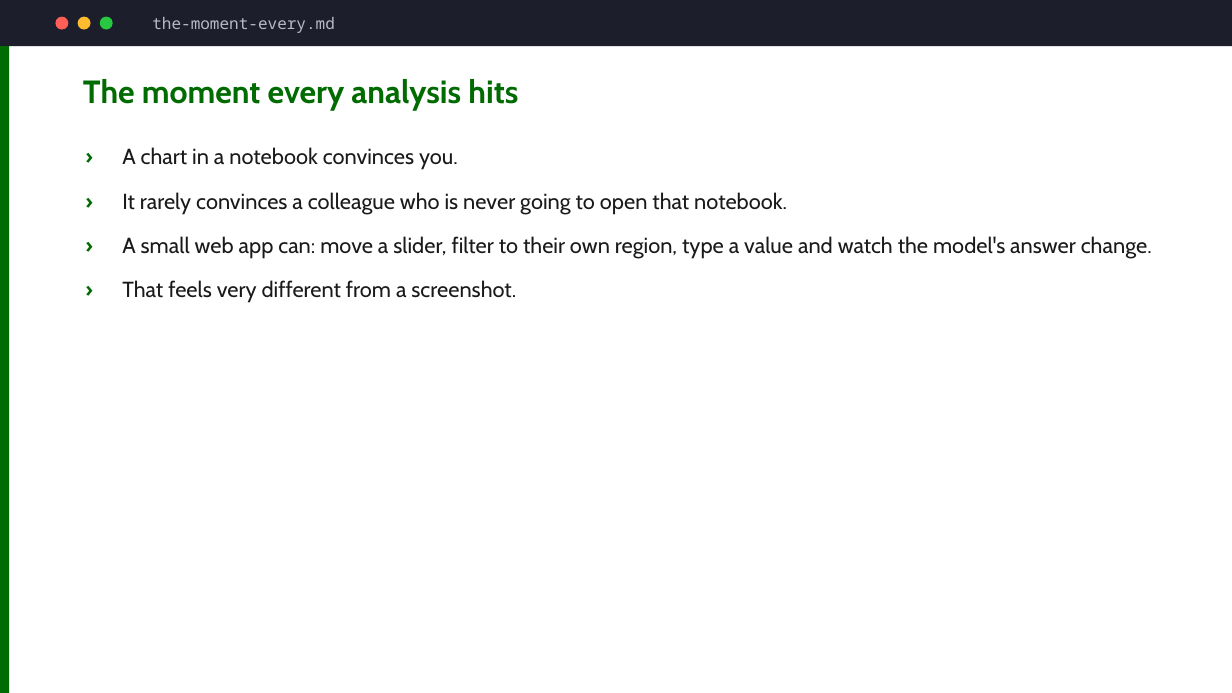
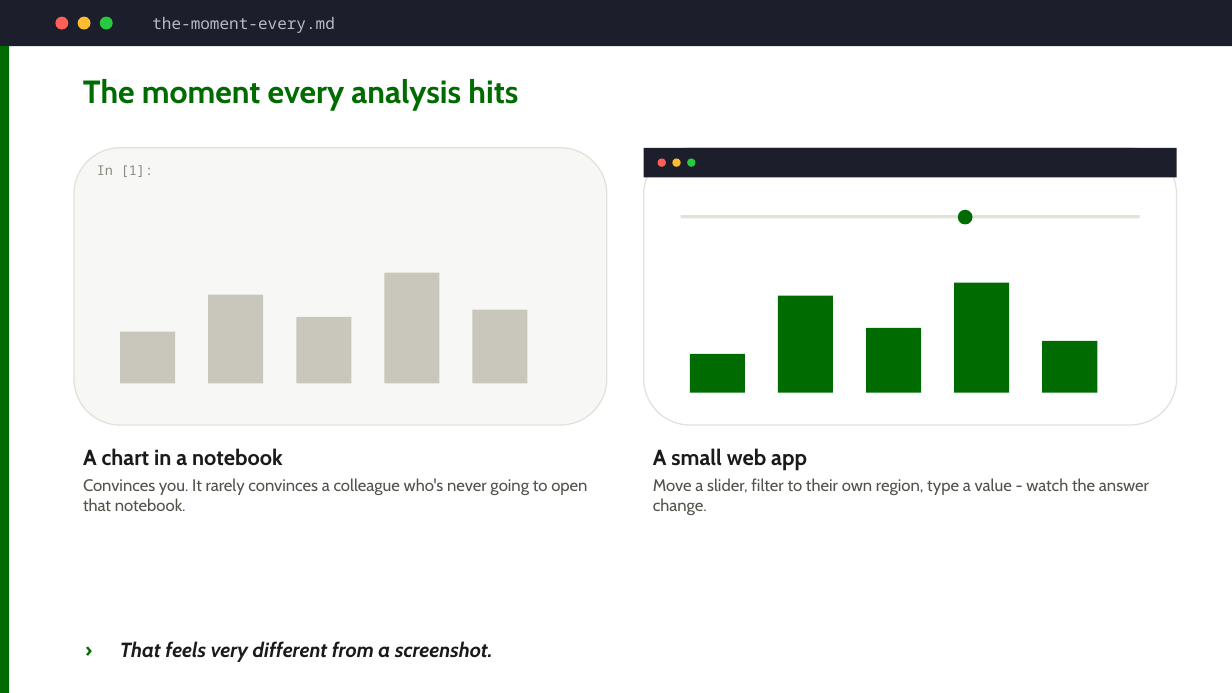
Before and after one commit to hovinh/web-development-learning-lab, a slide deck: slide 3 of blog/web-dev-for-data-people/slides/web-dev-for-data-people-slides.pptx. Drawn at 1232x693 pixels with LibreOffice and Linux fonts; fonts in the diff are those of the drawing. Boxes give left, top, right and bottom in pixels: in the first picture for what was removed or moved away, otherwise in the second. Text is boxed around its words. In the diff, an @@ line names an element or a change of style, - is before the commit and + after.

```diff
--- a/blog/web-dev-for-data-people/slides/web-dev-for-data-people-slides.pptx
+++ b/blog/web-dev-for-data-people/slides/web-dev-for-data-people-slides.pptx
@@ rounded rectangle added at box(74, 148, 607, 425), fill #F7F7F5, outline #E3E1D9 1 pt @@
@@ rounded rectangle added at box(644, 148, 1177, 425), fill #FFFFFF, outline #E3E1D9 1 pt @@
@@ rectangle added at box(644, 148, 1177, 177), fill #1C1F2B @@
@@ text added at box(97, 165, 153, 177), 10.5 pt, text #8B887F @@
+In [1]:
@@ ellipse added at box(658, 159, 666, 167), fill #FF5F56 @@
@@ ellipse added at box(673, 159, 681, 167), fill #FEBC2E @@
@@ ellipse added at box(688, 159, 696, 167), fill #28C840 @@
@@ rectangle added at box(681, 215, 1141, 218), fill #E3E1D9 @@
@@ ellipse added at box(958, 210, 973, 225), fill #006B00 @@
@@ rectangle added at box(208, 295, 263, 384), fill #C9C7BB @@
@@ rectangle added at box(384, 273, 440, 384), fill #C9C7BB @@
@@ rectangle added at box(778, 296, 834, 393), fill #006B00 @@
@@ rectangle added at box(955, 283, 1010, 393), fill #006B00 @@
@@ rectangle added at box(297, 317, 352, 384), fill #C9C7BB @@
@@ rectangle added at box(472, 310, 528, 384), fill #C9C7BB @@
@@ rectangle added at box(866, 328, 921, 393), fill #006B00 @@
@@ rectangle added at box(120, 332, 176, 384), fill #C9C7BB @@
@@ rectangle added at box(690, 354, 746, 393), fill #006B00 @@
@@ rectangle added at box(1043, 341, 1098, 393), fill #006B00 @@
@@ text added at box(83, 448, 587, 511), 13 pt, text #54524C @@
+A chart in a notebook
+Convinces you. It rarely convinces a colleague who's never going to open that notebook.
@@ text at box(653, 448, 1149, 515): text changed; size 17 to 13 pt; text colour #1A1A1A to #54524C @@
-› A chart in a notebook convinces you.
-› It rarely convinces a colleague who is never going to open that notebook.
-› A small web app can: move a slider, filter to their own region, type a value and watch the model's answer change.
-› That feels very different from a screenshot.
+A small web app
+Move a slider, filter to their own region, type a value - watch the answer change.
@@ text added at box(120, 641, 493, 662), 16 pt, text #1A1A1A, bold, italic @@
+› That feels very different from a screenshot.
```
Also in this commit, not shown: 12 other slides changed, 8 slides added, 6 other files.
